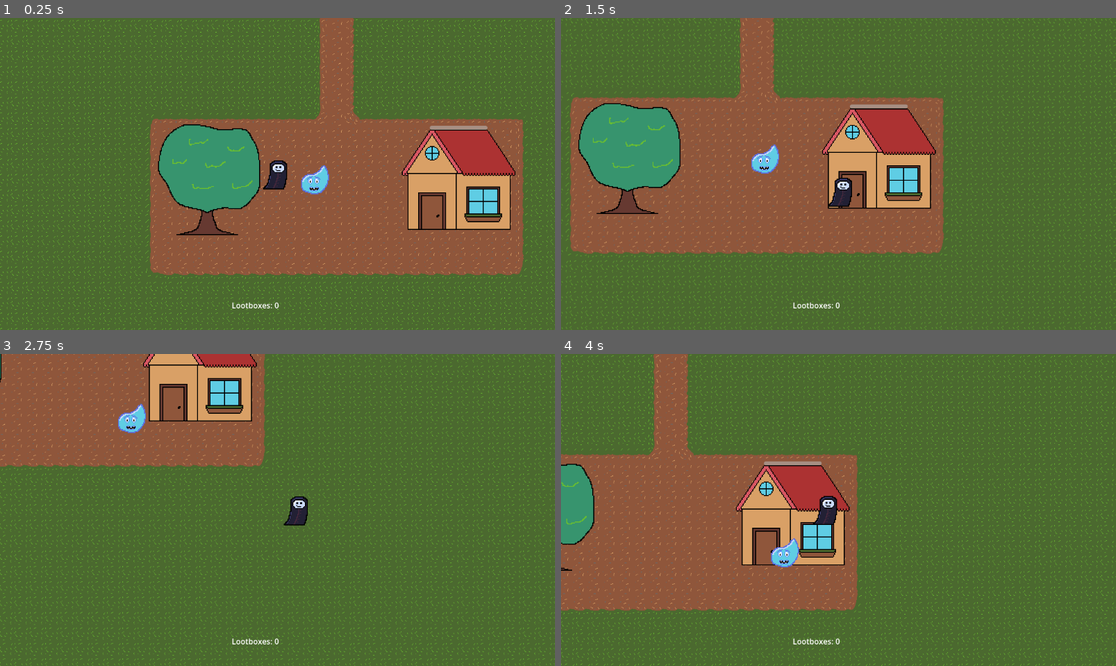
Above: before the commit, frames 1-4 (two rows, left to right).
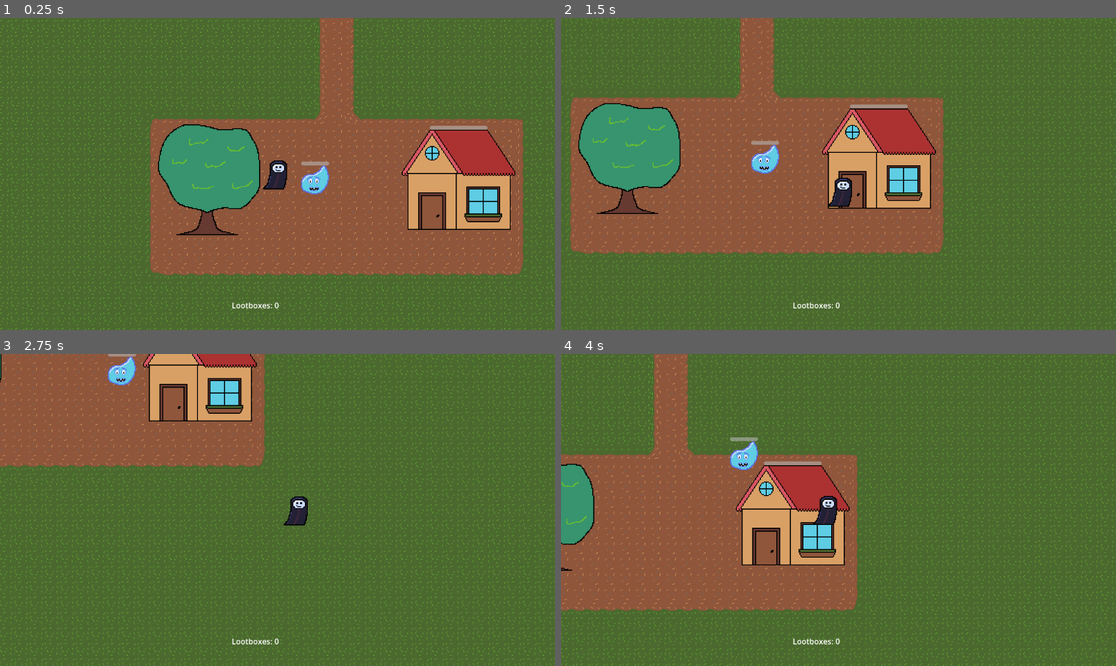
Above: after the commit, the same moments.

Repository: Uvecrep/Gamba
Game: Godot game, scene res://levels/main.tscn
Same seed, same stepped clock (60 frames per second), same inputs: the game is played once before the commit and once after it.
Inputs:
- Up to frame 1 (0.25 s): no input
- Up to frame 2 (1.5 s): tap Enter at 0.5 s; hold D (right) 0.53-1.28 s; tap E (interact) at 0.6 s; hold S (down) from 1.28 s (still down); tap Q (use_lootbox) at 1.35 s
- Up to frame 3 (2.75 s): release S (down) at 2.03 s; hold D (right) from 2.03 s (still down); tap E (interact) at 2.1 s
- Up to frame 4 (4 s): release D (right) at 2.78 s; hold W (up) 2.78-3.53 s; tap Q (use_lootbox) at 2.85 s; hold A (left) from 3.53 s (still down); tap E (interact) at 3.6 s

The runs differ from the first frame. In frame 1, less than 0.1% of the frame differs, in the area x 54-60%, y 45-48%; in frame 2, less than 0.1%; in frame 3, 0.7%; in frame 4, 0.7%, in the area x 30-43%, y 26-69%.

Commit message:
gave enemies damage, added game over state. gave summons health too.

Diff:
--- a/entities/enemy/enemy.gd
+++ b/entities/enemy/enemy.gd
@@ -4,9 +4,12 @@
 @export var repath_interval: float = 0.2
 @export var target_reach_distance: float = 32.0
 @export var target_stop_padding: float = 2.0
-@export var nearby_target_groups: PackedStringArray = ["summons", "players"]
+@export var nearby_target_groups: PackedStringArray = ["summons"]
 @export var fallback_target_group: StringName = &"house"
 @export var nearby_target_radius: float = 180.0
+@export var melee_damage: float = 15.0
+@export var melee_attack_cooldown: float = 1.0
+@export var melee_attack_extra_range: float = 6.0
 @export var max_health: float = 100.0
 
 const PHYSICS_LAYER_WORLD: int = 1 << 0
@@ -14,6 +17,7 @@
 
 var _current_target: Node2D
 var _time_to_repath: float = 0.0
+var _time_to_next_melee_hit: float = 0.0
 var _current_health: float = 0.0
 
 @onready var _health_bar: ProgressBar = get_node_or_null("HealthBar") as ProgressBar
@@ -28,6 +32,7 @@
 
 func _physics_process(delta: float) -> void:
 	_time_to_repath -= delta
+	_time_to_next_melee_hit = maxf(_time_to_next_melee_hit - delta, 0.0)
 	if _time_to_repath <= 0.0:
 		var nearby_target := _find_closest_target_in_groups(nearby_target_groups, nearby_target_radius)
 		if is_instance_valid(nearby_target):
@@ -44,10 +49,28 @@
 			velocity = global_position.direction_to(_current_target.global_position) * move_speed
 		else:
 			velocity = Vector2.ZERO
+
+		_try_melee_attack(_current_target, target_distance, stop_distance)
 	else:
 		velocity = Vector2.ZERO
 
 	move_and_slide()
+
+func _try_melee_attack(target: Node2D, target_distance: float, stop_distance: float) -> void:
+	if melee_damage <= 0.0 or melee_attack_cooldown <= 0.0:
+		return
+	if not target.has_method("take_damage"):
+		return
+	if _time_to_next_melee_hit > 0.0:
+		return
+
+	# Keep melee tight around collision contact while allowing a small tolerance.
+	var melee_distance := stop_distance + melee_attack_extra_range
+	if target_distance > melee_distance:
+		return
+
+	_time_to_next_melee_hit = melee_attack_cooldown
+	target.call("take_damage", melee_damage)
 
 func take_damage(amount: float) -> void:
 	if amount <= 0.0:
--- a/entities/enemy/enemy_spawner.gd
+++ b/entities/enemy/enemy_spawner.gd
@@ -15,7 +15,21 @@
 	_spawn_timer.wait_time = spawn_interval
 	_spawn_timer.timeout.connect(_on_spawn_timer_timeout)
 	if auto_start:
+		start_spawning()
+
+func start_spawning() -> void:
+	if _spawn_timer == null:
+		return
+
+	_spawn_timer.wait_time = spawn_interval
+	if _spawn_timer.is_stopped():
 		_spawn_timer.start()
+
+func stop_spawning() -> void:
+	if _spawn_timer == null:
+		return
+
+	_spawn_timer.stop()
 
 func _on_spawn_timer_timeout() -> void:
 	if enemy_scene == null:
--- a/entities/house/house.gd
+++ b/entities/house/house.gd
@@ -1,4 +1,6 @@
 extends StaticBody2D
+
+signal destroyed
 
 @export var max_health: float = 500.0
 
@@ -14,11 +16,14 @@
 func take_damage(amount: float) -> void:
 	if amount <= 0.0:
 		return
+	if _current_health <= 0.0:
+		return
 
 	_current_health = clampf(_current_health - amount, 0.0, max_health)
 	_update_health_bar()
 
 	if _current_health <= 0.0:
+		destroyed.emit()
 		queue_free()
 
 func _update_health_bar() -> void:
--- a/entities/summon/summon.gd
+++ b/entities/summon/summon.gd
@@ -8,6 +8,7 @@
 @export var attack_damage: float = 20.0
 @export var attack_cooldown: float = 0.8
 @export var attack_projectile_scene: PackedScene = preload("res://entities/summon/summon_attack.tscn")
+@export var max_health: float = 80.0
 
 const PHYSICS_LAYER_WORLD: int = 1 << 0
 const PHYSICS_LAYER_SUMMON: int = 1 << 3
@@ -16,6 +17,9 @@
 var _player_target: Node2D
 var _time_to_repath: float = 0.0
 var _time_to_next_attack: float = 0.0
+var _current_health: float = 0.0
+
+@onready var _health_bar: ProgressBar = get_node_or_null("HealthBar") as ProgressBar
 
 func _ready() -> void:
 	motion_mode = CharacterBody2D.MOTION_MODE_FLOATING
@@ -23,6 +27,8 @@
 	collision_mask = PHYSICS_LAYER_WORLD
 	add_to_group("summons")
 	_player_target = _find_player()
+	_current_health = max_health
+	_update_health_bar()
 
 func _physics_process(delta: float) -> void:
 	_time_to_repath -= delta
@@ -51,6 +57,24 @@
 		velocity = Vector2.ZERO
 
 	move_and_slide()
+
+func take_damage(amount: float) -> void:
+	if amount <= 0.0:
+		return
+
+	_current_health = clampf(_current_health - amount, 0.0, max_health)
+	_update_health_bar()
+
+	if _current_health <= 0.0:
+		queue_free()
+
+func _update_health_bar() -> void:
+	if _health_bar == null:
+		return
+
+	_health_bar.max_value = max_health
+	_health_bar.value = _current_health
+	_health_bar.visible = true
 
 func _launch_attack(target: Node2D) -> void:
 	if attack_projectile_scene == null:
--- a/entities/summon/summon.tscn
+++ b/entities/summon/summon.tscn
@@ -17,3 +17,12 @@
 texture_filter = 1
 scale = Vector2(2, 2)
 texture = ExtResource("2_ac4sb")
+
+[node name="HealthBar" type="ProgressBar" parent="." unique_id=1462033111]
+offset_left = -30.0
+offset_top = -36.0
+offset_right = 28.0
+offset_bottom = -28.0
+mouse_filter = 2
+value = 80.0
+show_percentage = false
--- /dev/null
+++ b/levels/main.gd
@@ -0,0 +1,46 @@
+extends Node2D
+
+var _is_game_over: bool = false
+
+@onready var _house: Node = get_node_or_null("house")
+@onready var _enemy_spawner: Node = get_node_or_null("EnemySpawner")
+@onready var _game_over_layer: CanvasLayer = get_node_or_null("GameOverLayer") as CanvasLayer
+@onready var _restart_button: Button = get_node_or_null("GameOverLayer/GameOverPanel/MarginContainer/VBoxContainer/RestartButton") as Button
+@onready var _quit_button: Button = get_node_or_null("GameOverLayer/GameOverPanel/MarginContainer/VBoxContainer/QuitButton") as Button
+
+func _ready() -> void:
+	if is_instance_valid(_house) and _house.has_signal("destroyed"):
+		_house.connect("destroyed", _on_house_destroyed)
+
+	if is_instance_valid(_restart_button):
+		_restart_button.pressed.connect(_on_restart_pressed)
+	if is_instance_valid(_quit_button):
+		_quit_button.pressed.connect(_on_quit_pressed)
+
+	_set_game_over_visible(false)
+
+func _on_house_destroyed() -> void:
+	if _is_game_over:
+		return
+
+	_is_game_over = true
+	if is_instance_valid(_enemy_spawner) and _enemy_spawner.has_method("stop_spawning"):
+		_enemy_spawner.call("stop_spawning")
+	_set_game_over_visible(true)
+	get_tree().paused = true
+
+func _on_restart_pressed() -> void:
+	get_tree().paused = false
+	get_tree().reload_current_scene()
+
+func _on_quit_pressed() -> void:
+	get_tree().paused = false
+	get_tree().quit()
+
+func _set_game_over_visible(should_show: bool) -> void:
+	if _game_over_layer == null:
+		return
+
+	_game_over_layer.visible = should_show
+	if should_show and is_instance_valid(_restart_button):
+		_restart_button.grab_focus()
--- a/levels/main.tscn
+++ b/levels/main.tscn
@@ -7,8 +7,10 @@
 [ext_resource type="PackedScene" uid="uid://b6u051drnvexw" path="res://entities/house/house.tscn" id="6_7hmax"]
 [ext_resource type="PackedScene" uid="uid://bnb85qll64ayq" path="res://entities/tree/tree.tscn" id="7_b7kfm"]
 [ext_resource type="Script" uid="uid://crktasjdq5d76" path="res://scripts/lootbox_counter_hud.gd" id="8_hud"]
+[ext_resource type="Script" path="res://levels/main.gd" id="9_main"]
 
 [node name="Main" type="Node2D" unique_id=805994972]
+script = ExtResource("9_main")
 
 [node name="World" parent="." unique_id=32232329 instance=ExtResource("2_wdj6m")]
 
@@ -37,3 +39,60 @@
 offset_right = 725.0
 offset_bottom = 613.0
 text = "Lootboxes: 0"
+
+[node name="GameOverLayer" type="CanvasLayer" parent="." unique_id=696703801]
+visible = false
+process_mode = 2
+layer = 10
+
+[node name="Backdrop" type="ColorRect" parent="GameOverLayer" unique_id=1295777314]
+anchors_preset = 15
+anchor_right = 1.0
+anchor_bottom = 1.0
+grow_horizontal = 2
+grow_vertical = 2
+color = Color(0, 0, 0, 0.72)
+
+[node name="GameOverPanel" type="PanelContainer" parent="GameOverLayer" unique_id=48287472]
+anchor_left = 0.5
+anchor_top = 0.5
+anchor_right = 0.5
+anchor_bottom = 0.5
+offset_left = -182.0
+offset_top = -80.0
+offset_right = 182.0
+offset_bottom = 80.0
+
+[node name="MarginContainer" type="MarginContainer" parent="GameOverLayer/GameOverPanel" unique_id=1648685912]
+anchors_preset = 15
+anchor_right = 1.0
+anchor_bottom = 1.0
+grow_horizontal = 2
+grow_vertical = 2
+theme_override_constants/margin_left = 20
+theme_override_constants/margin_top = 16
+theme_override_constants/margin_right = 20
+theme_override_constants/margin_bottom = 16
+
+[node name="VBoxContainer" type="VBoxContainer" parent="GameOverLayer/GameOverPanel/MarginContainer" unique_id=516451679]
+anchors_preset = 15
+anchor_right = 1.0
+anchor_bottom = 1.0
+grow_horizontal = 2
+grow_vertical = 2
+theme_override_constants/separation = 10
+
+[node name="TitleLabel" type="Label" parent="GameOverLayer/GameOverPanel/MarginContainer/VBoxContainer" unique_id=1862287365]
+horizontal_alignment = 1
+theme_override_font_sizes/font_size = 36
+text = "Game Over"
+
+[node name="HintLabel" type="Label" parent="GameOverLayer/GameOverPanel/MarginContainer/VBoxContainer" unique_id=1303071754]
+horizontal_alignment = 1
+text = "Your house was destroyed."
+
+[node name="RestartButton" type="Button" parent="GameOverLayer/GameOverPanel/MarginContainer/VBoxContainer" unique_id=751337111]
+text = "Restart"
+
+[node name="QuitButton" type="Button" parent="GameOverLayer/GameOverPanel/MarginContainer/VBoxContainer" unique_id=227680988]
+text = "Quit"
Binary file added: assets/characters/rare_summon.png
Not shown, added: assets/characters/rare_summon.png.import
Not shown, added: levels/main.gd.uid
